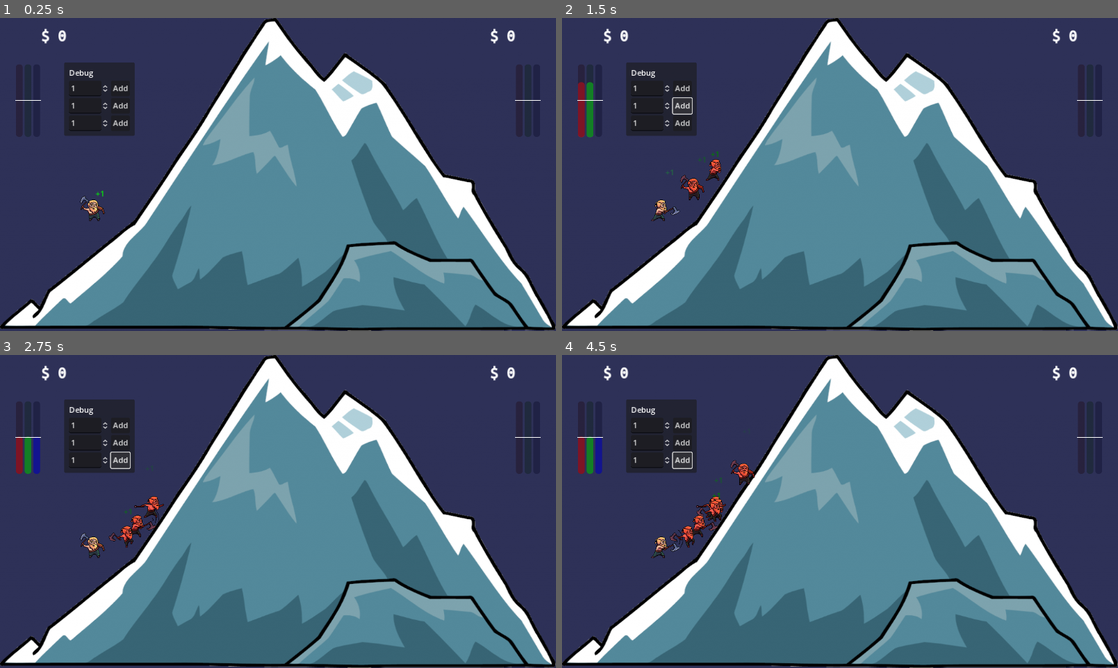
Above: before the commit, frames 1-4 (two rows, left to right).
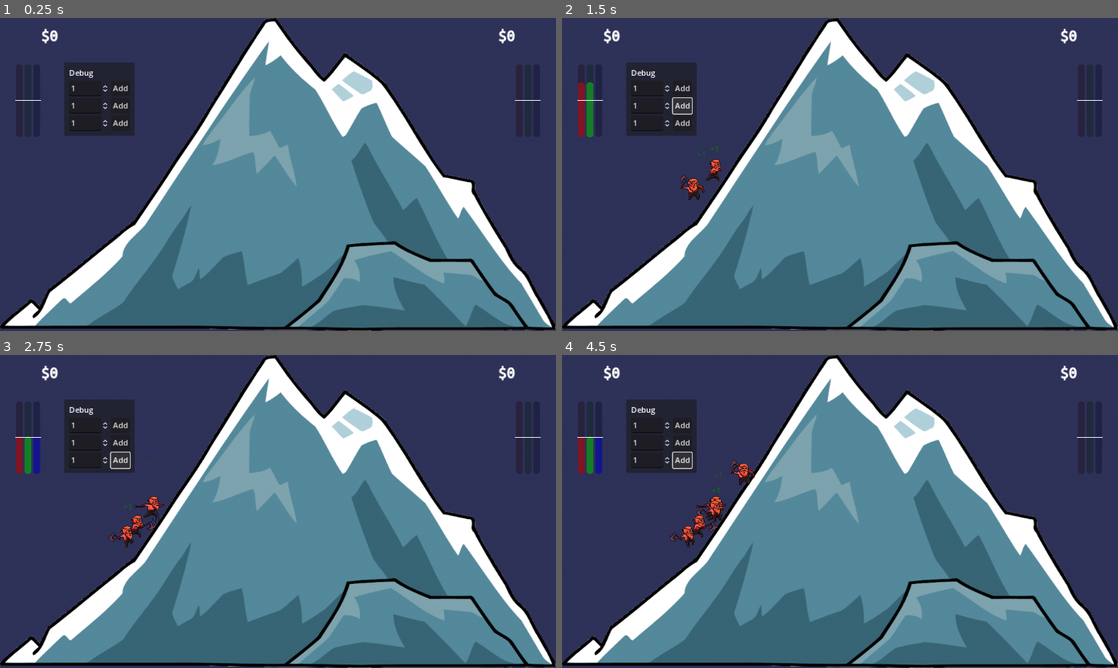
Above: after the commit, the same moments.

Repository: kwint/nfc-card-game
Game: Godot game, scene res://Scenes/Dashboard.tscn
The game is run twice, just before and just after one commit, with the same random seed, the same clock (stepped at 60 frames per second) and the same inputs.
Inputs:
- Up to frame 1 (0.25 s): no input
- Up to frame 2 (1.5 s): click "Add" at 0.5 s; click "Add" at 1.25 s
- Up to frame 3 (2.75 s): click "Add" at 2 s
- Up to frame 4 (4.5 s): click "Add" at 2.75 s; click "Add" at 3.5 s; click "Add" at 4.25 s

The runs differ from the first frame. In frame 1, 0.3% of the frame differs, in the area x 9-93%, y 3-65%; in frame 2, 0.3%; in frame 3, 0.3%; in frame 4, 0.4%.
Error in both runs: Invalid type in function 'process_stats' in base 'Node (GameController.gd)'. Cannot convert argument 1 from Nil to Dictionary. (res://Scripts/GameController.gd…

Commit message:
Add flowing label, render money differences and new miners

Diff:
--- a/dashboard/Scenes/Dashboard.tscn
+++ b/dashboard/Scenes/Dashboard.tscn
@@ -9,7 +9,6 @@
 [ext_resource type="PackedScene" uid="uid://c223vha4r3wq7" path="res://Scenes/BalanceGauge.tscn" id="3_oc27c"]
 [ext_resource type="Script" path="res://Scripts/Debug/Panel.gd" id="5_c15vj"]
 [ext_resource type="Script" path="res://Scripts/Debug/AddMiners.gd" id="6_gq5dx"]
-[ext_resource type="PackedScene" uid="uid://dnds5cruhe2uo" path="res://Scenes/Miner.tscn" id="10_vusuc"]
 
 [sub_resource type="StyleBoxTexture" id="StyleBoxTexture_w6uij"]
 
@@ -95,7 +94,7 @@
 size_flags_vertical = 0
 theme = ExtResource("2_1f4xi")
 theme_override_styles/normal = SubResource("StyleBoxTexture_w6uij")
-text = "$123.456.789"
+text = "$ 123456789"
 
 [node name="MoneyTeam2" type="MarginContainer" parent="Viewport"]
 layout_mode = 1
@@ -108,13 +107,14 @@
 theme_override_constants/margin_top = 20
 theme_override_constants/margin_right = 85
 script = ExtResource("3_o437a")
+right = true
 
 [node name="Label" type="Label" parent="Viewport/MoneyTeam2"]
 layout_mode = 2
 size_flags_horizontal = 8
 size_flags_vertical = 0
 theme = ExtResource("2_1f4xi")
-text = "$123.456.789"
+text = "$ 123456789"
 horizontal_alignment = 2
 
 [node name="BalanceGaugeTeam1" parent="Viewport" instance=ExtResource("3_oc27c")]
@@ -200,8 +200,5 @@
 color = Color(0.5, 0.5, 1, 1)
 reference_grid = NodePath("../Viewport/AspectRatioContainer/HSplitContainer/MinersTeam2")
 
-[node name="Miner2" parent="." instance=ExtResource("10_vusuc")]
-position = Vector2(205, 373)
-
 [node name="Camera2D" type="Camera2D" parent="."]
 anchor_mode = 0
--- /dev/null
+++ b/dashboard/Scenes/FlowingLabel.tscn
@@ -0,0 +1,50 @@
+[gd_scene load_steps=2 format=3 uid="uid://ppjsf6smijm2"]
+
+[ext_resource type="Script" path="res://Scripts/FlowingLabel.gd" id="1_topwf"]
+
+[node name="FlowingLabel" type="Control"]
+modulate = Color(0, 1, 0, 1)
+layout_mode = 3
+anchors_preset = 8
+anchor_left = 0.5
+anchor_top = 0.5
+anchor_right = 0.5
+anchor_bottom = 0.5
+offset_left = -576.0
+offset_top = -324.0
+offset_right = -576.0
+offset_bottom = -324.0
+grow_horizontal = 2
+grow_vertical = 2
+size_flags_horizontal = 4
+size_flags_vertical = 4
+script = ExtResource("1_topwf")
+
+[node name="Center" type="CenterContainer" parent="."]
+layout_mode = 1
+anchors_preset = 8
+anchor_left = 0.5
+anchor_top = 0.5
+anchor_right = 0.5
+anchor_bottom = 0.5
+offset_left = -20.0
+offset_top = -20.0
+offset_right = 20.0
+offset_bottom = 20.0
+grow_horizontal = 2
+grow_vertical = 2
+
+[node name="Wrapper" type="Control" parent="Center"]
+layout_mode = 2
+
+[node name="Label" type="Label" parent="Center/Wrapper"]
+layout_mode = 2
+offset_left = -10.0
+offset_top = -12.0
+offset_right = 9.0
+offset_bottom = 11.0
+grow_horizontal = 2
+grow_vertical = 2
+text = "+1"
+horizontal_alignment = 1
+vertical_alignment = 1
--- a/dashboard/Scenes/Miner.tscn
+++ b/dashboard/Scenes/Miner.tscn
@@ -2,7 +2,7 @@
 
 [ext_resource type="Script" path="res://Scripts/Miner.gd" id="1_61mcl"]
 [ext_resource type="SpriteFrames" uid="uid://cnyvuugqqjwti" path="res://Sprites/Miner/Miner.tres" id="1_dw4to"]
-[ext_resource type="Script" path="res://Scripts/FlowingLabel.gd" id="3_itaj5"]
+[ext_resource type="PackedScene" uid="uid://ppjsf6smijm2" path="res://Scenes/FlowingLabel.tscn" id="3_b1ptq"]
 
 [node name="Miner" type="Node2D"]
 position = Vector2(287, 405)
@@ -13,35 +13,8 @@
 animation = &"miner2"
 autoplay = "miner1"
 
-[node name="FlowingLabel" type="CenterContainer" parent="."]
-modulate = Color(0, 1, 0, 1)
-anchors_preset = 8
-anchor_left = 0.5
-anchor_top = 0.5
-anchor_right = 0.5
-anchor_bottom = 0.5
-offset_left = -20.0
-offset_top = -20.0
-offset_right = 20.0
-offset_bottom = 20.0
-grow_horizontal = 2
-grow_vertical = 2
-pivot_offset = Vector2(20, 20)
-size_flags_horizontal = 4
-size_flags_vertical = 4
-script = ExtResource("3_itaj5")
-
-[node name="Wrapper" type="Control" parent="FlowingLabel"]
-layout_mode = 2
-
-[node name="Label" type="Label" parent="FlowingLabel/Wrapper"]
-layout_mode = 2
-offset_left = -10.0
-offset_top = -12.0
-offset_right = 9.0
-offset_bottom = 11.0
-grow_horizontal = 2
-grow_vertical = 2
-text = "+1"
-horizontal_alignment = 1
-vertical_alignment = 1
+[node name="FlowingLabel" parent="." instance=ExtResource("3_b1ptq")]
+offset_left = -21.0
+offset_top = -31.0
+offset_right = 19.0
+offset_bottom = 9.0
--- a/dashboard/Scripts/FlowingLabel.gd
+++ b/dashboard/Scripts/FlowingLabel.gd
@@ -1,21 +1,26 @@
 extends Control
 
-@onready var label = $Wrapper/Label;
+@export var text: String = "+1";
+@export var color: Color = Color.GREEN;
+@export var direction: Vector2 = Vector2.UP;
+@onready var label = $Center/Wrapper/Label;
 
 const DURATION: float = 2.0;
 const DRIFT_LENGTH: float = 75.0;
-const DRIFT_DIRECTION: Vector2 = Vector2.UP;
 const DRIFT_ROTATION_RANGE: float = PI / 8.0;
 
 func _ready():
+	self.label.text = text;
+	self.modulate = self.color;
+
 	# Determine shift amount and add randomized rotation
-	var shift = DRIFT_DIRECTION * DRIFT_LENGTH;
+	var shift = DRIFT_LENGTH * self.direction;
 	var shift_rotation = randf_range(-DRIFT_ROTATION_RANGE, DRIFT_ROTATION_RANGE);
 	shift = shift.rotated(shift_rotation);
 
 	# Calculate new label position and hidden color
 	var new_pos = label.position + shift;
-	var hidden = self.modulate;
+	var hidden = self.color;
 	hidden.a = 0;
 
 	# Actually animate
--- a/dashboard/Scripts/GameController.gd
+++ b/dashboard/Scripts/GameController.gd
@@ -81,7 +81,7 @@
 
 
 func process_stats_team(team_id: Global.TeamId, team: Dictionary):
-	self.update_money(team_id, team["money"]);
+	self.update_money(team_id, team["money"], false);
 
 	# Update miners
 	# TODO: add existing miners in a more efficient way
@@ -93,5 +93,5 @@
 		set_miners(team_id, i + 1, effective);
 
 
-func update_money(team_id: Global.TeamId, amount: int):
-	self.money[team_id].set_money(amount);
+func update_money(team_id: Global.TeamId, amount: int, flowing_label: bool = true):
+	self.money[team_id].set_money(amount, flowing_label);
--- a/dashboard/Scripts/MoneyDisplay.gd
+++ b/dashboard/Scripts/MoneyDisplay.gd
@@ -1,13 +1,48 @@
 extends MarginContainer
 
-const MONEY_PREFIX: String = "$ ";
+const FLOWING_LABEL = preload("res://Scenes/FlowingLabel.tscn");
+const FLOWING_LABEL_MARGIN = 30.0;
+const MONEY_PREFIX: String = "$";
 
+@export var right = false;
 @onready var label = $Label;
+@onready var parent = self.get_parent();
+
+var money: int = 0;
 
 
 func _ready():
 	self.set_money(0);
 
 
-func set_money(money: int) -> void:
+func set_money(money: int, flowing_label: bool = true) -> void:
+	var diff = money - self.money;
+	var positive = diff > 0;
+
+	self.money = money;
 	self.label.text = MONEY_PREFIX + str(money);
+
+	# Spawn flow label
+	if flowing_label && diff != 0:
+		var direction = Vector2.RIGHT if !self.right else Vector2.LEFT;
+		var rect = self.label.get_global_rect();
+		var position = rect.position + (rect.size * Vector2(0, 0.5));
+		if !self.right:
+			position += rect.size * Vector2(1, 0);
+		position += direction * FLOWING_LABEL_MARGIN;
+
+		self.spawn_flowing_label(
+			str("+ ", MONEY_PREFIX, diff) if positive else str("- ", MONEY_PREFIX, abs(diff)),
+			Color.GREEN if positive else Color.RED,
+			position,
+			direction,
+		);
+
+func spawn_flowing_label(text: String, color: Color, position: Vector2, direction: Vector2):
+	var flowing_label = FLOWING_LABEL.instantiate();
+	flowing_label.text = text;
+	flowing_label.color = color;
+	flowing_label.direction = direction;
+
+	self.parent.add_child(flowing_label);
+	flowing_label.global_position = position;
Not shown: 1 places in dashboard/Scenes/Dashboard.tscn that only renumber resources
